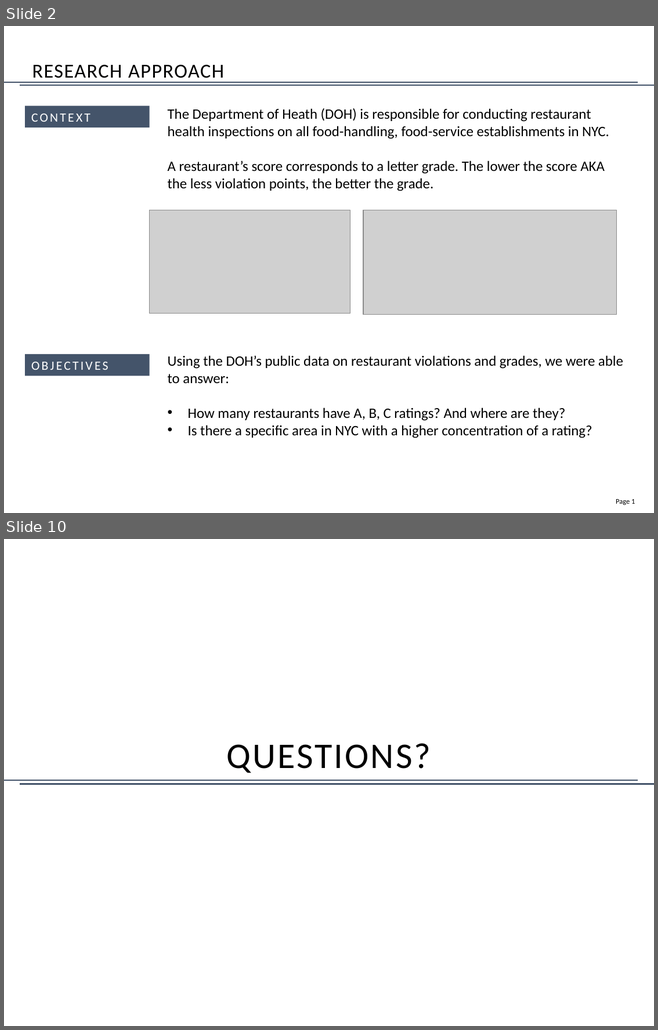
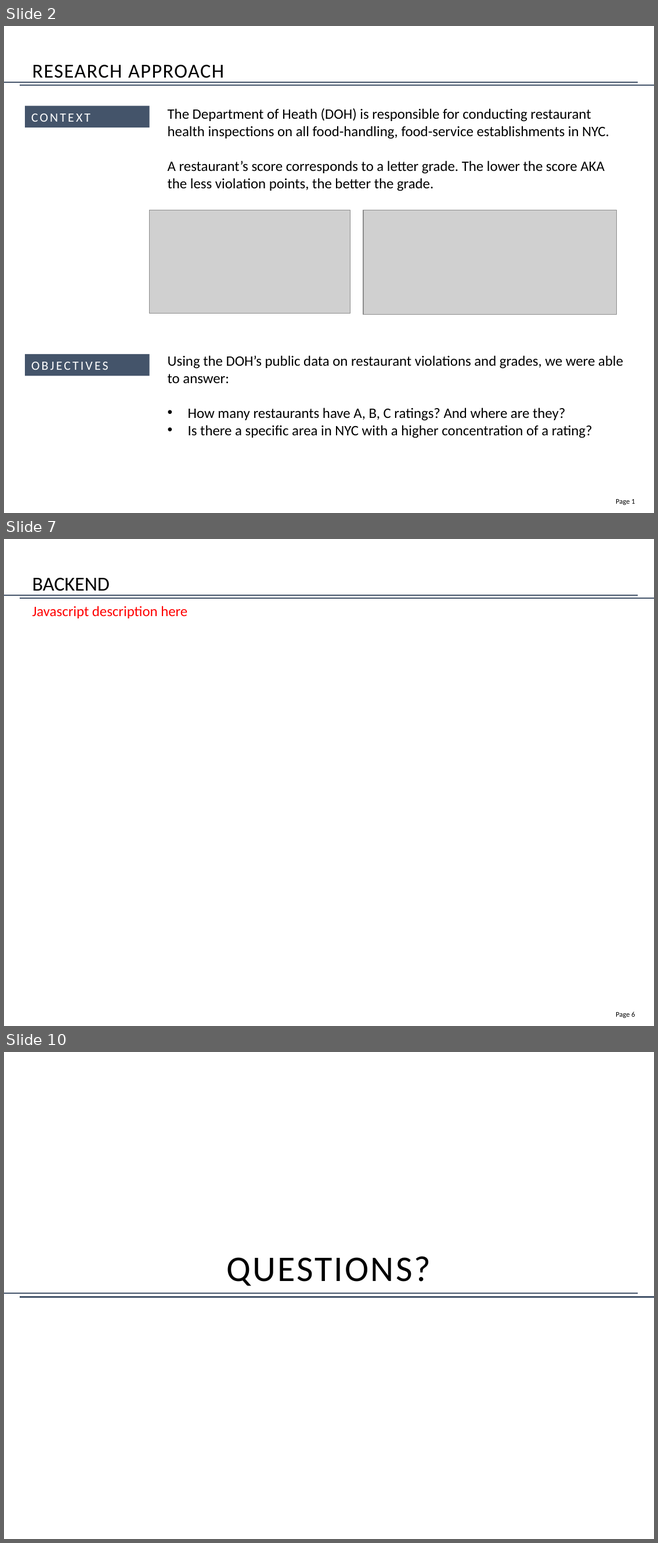
Before and after one commit to jennysueee/DOH_Project, a slide deck: DOH Presentation DRAFT.pptx. Shown one above the other, each under a label of ours: slides 2 and 10 before the commit, slides 2, 7 and 10 after it; the slides between them are not shown. The pictures are 658x1030 and 658x1543 pixels, drawn with LibreOffice and Linux fonts; fonts in the diff are those of the drawing; grey boxes stand for pictures. Boxes give left, top, right and bottom in pixels: in the first picture for what was removed or moved away, otherwise in the second. Text is boxed around its words. In the diff, an @@ line names an element or a change of style, - is before the commit and + after.

```diff
--- a/DOH Presentation DRAFT.pptx
+++ b/DOH Presentation DRAFT.pptx
@@ slide 7 added at [4,539,654,1026], background #FFFFFF; not listed: 3 template elements that a slide beside it also shows @@
@@ title added at [32,578,110,596], 22 pt, text #000000 @@
+BACKEND
@@ text added at [32,606,187,618], 16 pt, text #FF0000 @@
+Javascript description here
```
Also in this commit, not shown: 2 slides changed, 4 other slides added, 5 slides removed.
